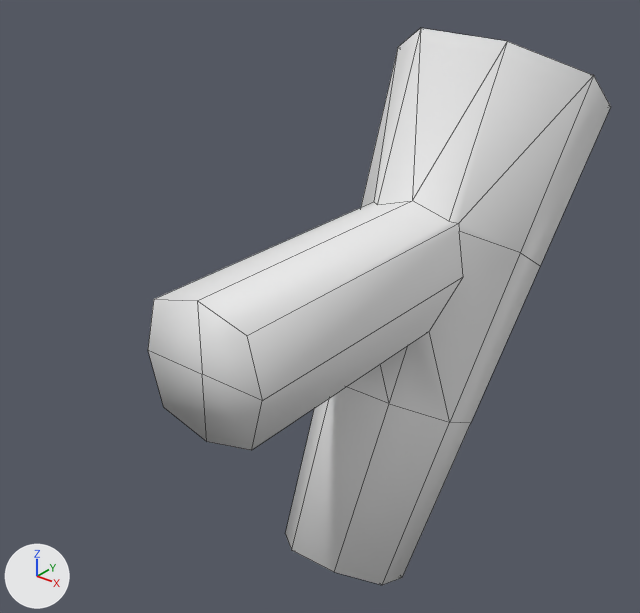
One commit to the FBX model VRProject/Assets/_Project/ANW/Props/Radnom/Sconce.fbx: the scene before it, then after it.
Rendered twice from a camera (50 mm lens) standing at (0.271, -0.274, 0.554) and looking at (-0.041, 0.117, 0.312). Every picture has the same lights, and +X, +Y and +Z are marked at lower left. Mesh edges are drawn as thin lines. Where no turn or scale is listed for an object, it has been applied to the vertices.

In view in the first picture: 'Sconce'.
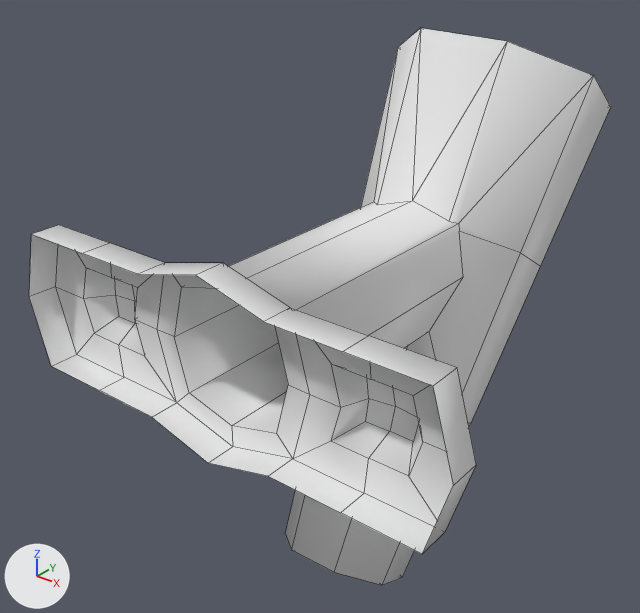
Location of each change, [x1, y1, x2, y2] in pixels of the pictures (640 x 613 px):
'Sconce', reshaped (26% wider)
    before: [148, 28, 611, 585]
    after: [29, 28, 611, 585]
part 1 of me_cube_007, built on
    before: [148, 229, 412, 450]
    after: [29, 225, 476, 554]

Diff of the bpy script that builds the scene:
```diff
--- a/VRProject/Assets/_Project/ANW/Props/Radnom/Sconce.fbx.py
+++ b/VRProject/Assets/_Project/ANW/Props/Radnom/Sconce.fbx.py
@@ me_cube_007 @@
 # used by ob_sconce; location = (0.0, 0.0, 0.0)
-me_cube_007.from_pydata(...)  # 85 vertices, 82 faces; spans x -0.069..0.069, y -0.024..0.313, z 0.134..0.473
+me_cube_007.from_pydata(...)  # 152 vertices, 142 faces; spans x -0.137..0.137, y -0.024..0.313, z 0.134..0.473
+# me_cube_007 part 1
+# 5 vertices are removed from x -0.03..0.03, y -0.024, z 0.312..0.373
+# 12 faces are deleted
+# 4 vertices in x -0.038..0.038, y -0.024, z 0.304..0.381 move by (0.0, 0.018, 0.0)
+# 51 vertices are added at x -0.137..0.137, y -0.024..0.009, z 0.292..0.394
+# 16 new vertices lie (0.0, 0.018, 0.0) away from vertices in x -0.137..0.137, y -0.024, z 0.292..0.394
+# 5 new vertices lie (0.013, 0.0, 0.0) away from vertices in x -0.099..0.073, y -0.024..0.007, z 0.33..0.355
+# 72 new faces join them
```
